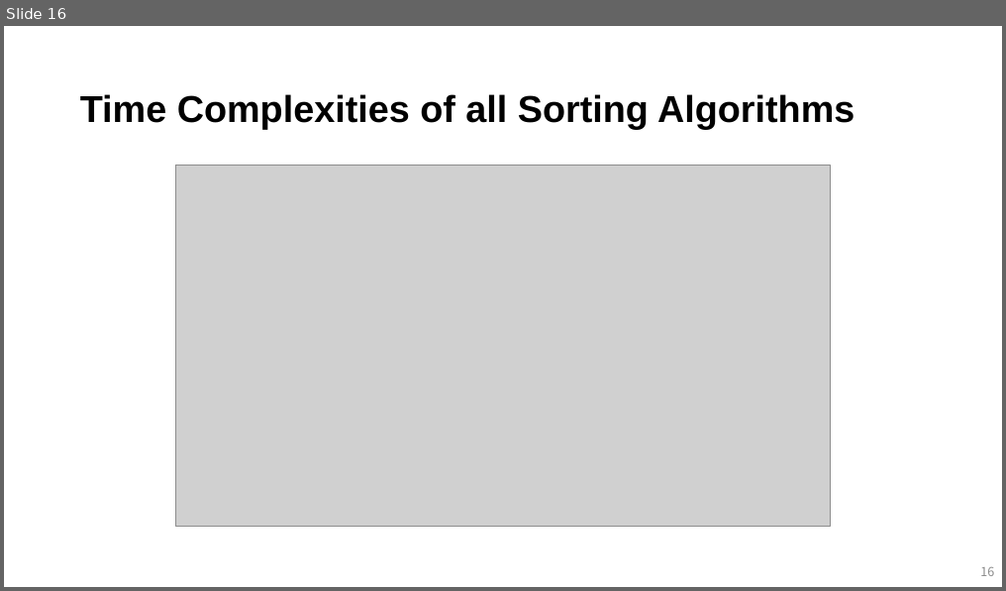
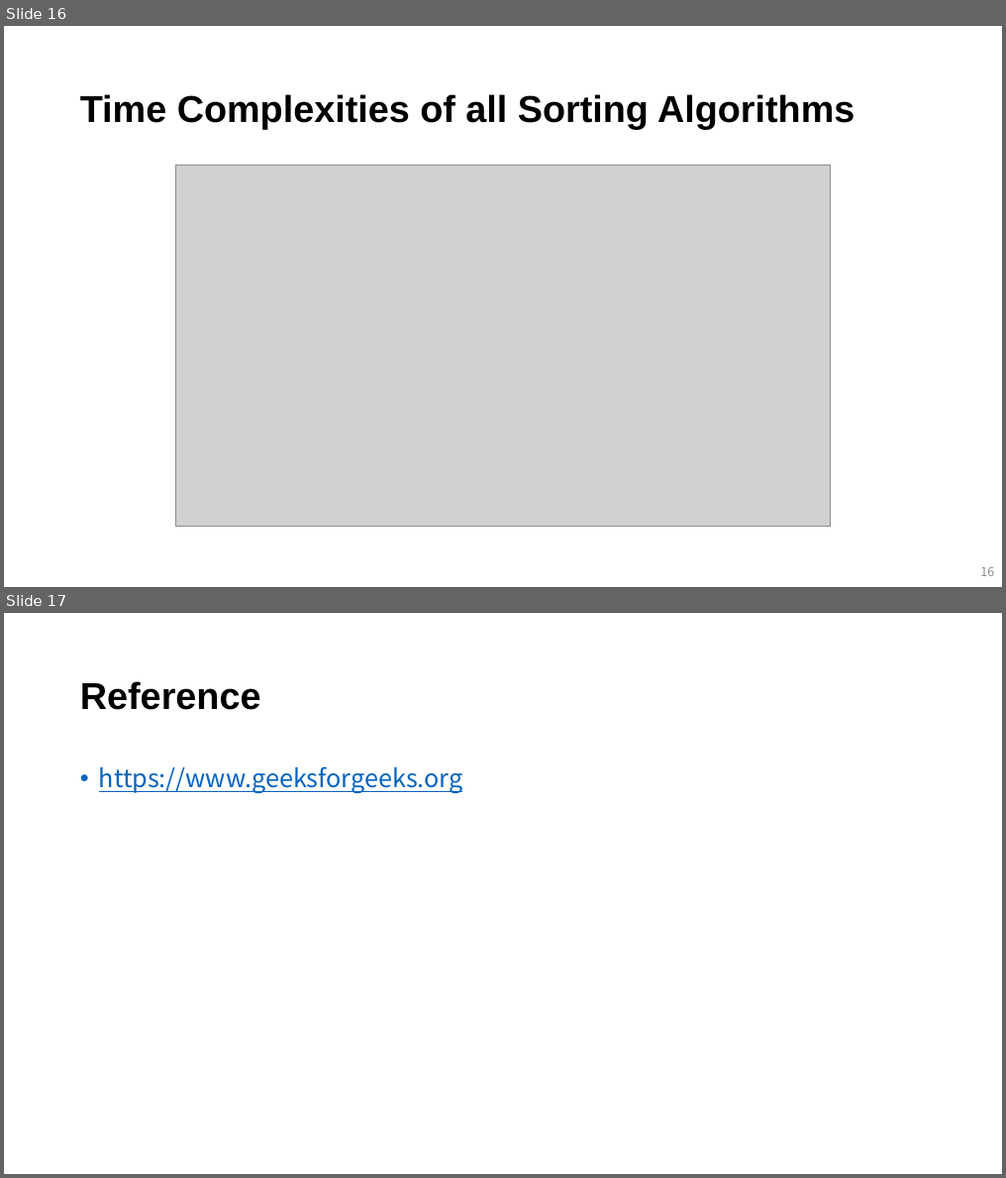
Before and after one commit to mlailab-skku/mlailab-skku.github.io, a slide deck: files/other_sortings.pptm. Shown one above the other, each under a label of ours: slide 16 before the commit, slides 16 and 17 after it. The pictures are 1006x591 and 1006x1178 pixels, drawn with LibreOffice and Linux fonts; fonts in the diff are those of the drawing; grey boxes stand for pictures. Boxes give left, top, right and bottom in pixels: in the first picture for what was removed or moved away, otherwise in the second. Text is boxed around its words. In the diff, an @@ line names an element or a change of style, - is before the commit and + after.

```diff
--- a/files/other_sortings.pptm
+++ b/files/other_sortings.pptm
@@ slide 17 added at <box>4,613,1002,1174</box>, background #FFFFFF @@
@@ title added at <box>80,681,261,710</box>, 36 pt, text #000000, bold @@
+Reference
@@ text added at <box>99,766,463,794</box>, 24 pt, text #0563C1, underline @@
+• https://www.geeksforgeeks.org
```
Also in this commit, not shown: 17 other files.
